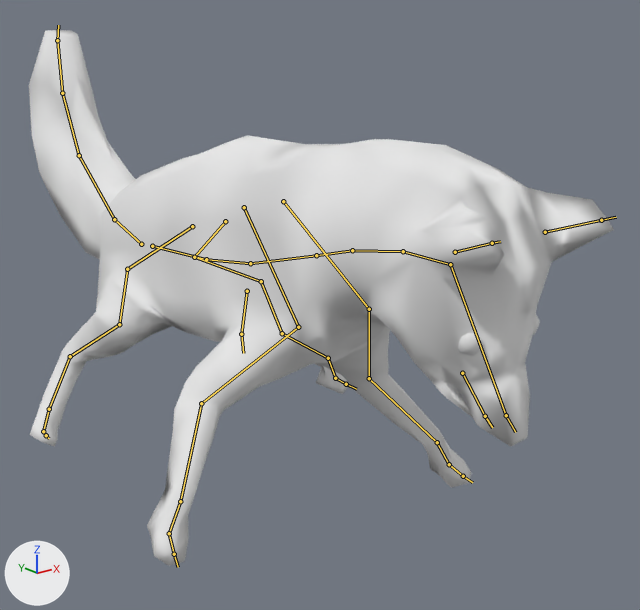
An edit to the Blender file rigs/fox/animation-fox-fall.blend, drawn before and after from the same camera.
Rendered twice from a 50 mm lens placed at (-1.77, -2.69, 2.03), pointed at (0.26, -0.16, 1.01). Arrows for +X, +Y and +Z are at lower left; the lights stay in place. The first picture is the older version. Both versions are drawn at frame 0 of the action 'Fall'; the numbers are the values there. The bones that change, and the others that lie on the model, are drawn over the model as lines.

Names of what the first picture shows: 'Fox-Mesh.001'.
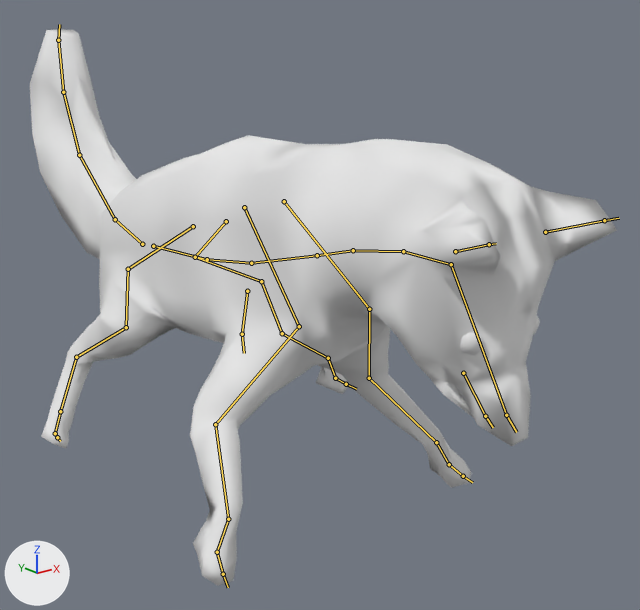
Commit message: Fix looping animations by moving start to 0

The edits, one by one:
Bone 'DRV_Back_Leg_Ankle_R.002' (bone_drv_back_leg_ankle_r_002) moves from (-0.381, -0.135, 0.405) to (-0.336, -0.135, 0.382).
Bone 'DRV_Front_Leg_Lower_R.002' (bone_drv_front_leg_lower_r_002) moves from (-0.477, -0.218, 0.542) to (-0.411, -0.384, 0.542).
Bone 'DRV_Ear_L.001' (bone_drv_ear_l_001) turns from (13, 4, -3) to (13, 5, -10) degrees about its own x, y and z.

Changed parts and their boxes (x1, y1, x2, y2) in the pictures (640 x 610 px):
'Fox-Mesh.001', posed: before (29, 30, 614, 566); after (30, 29, 617, 586)
